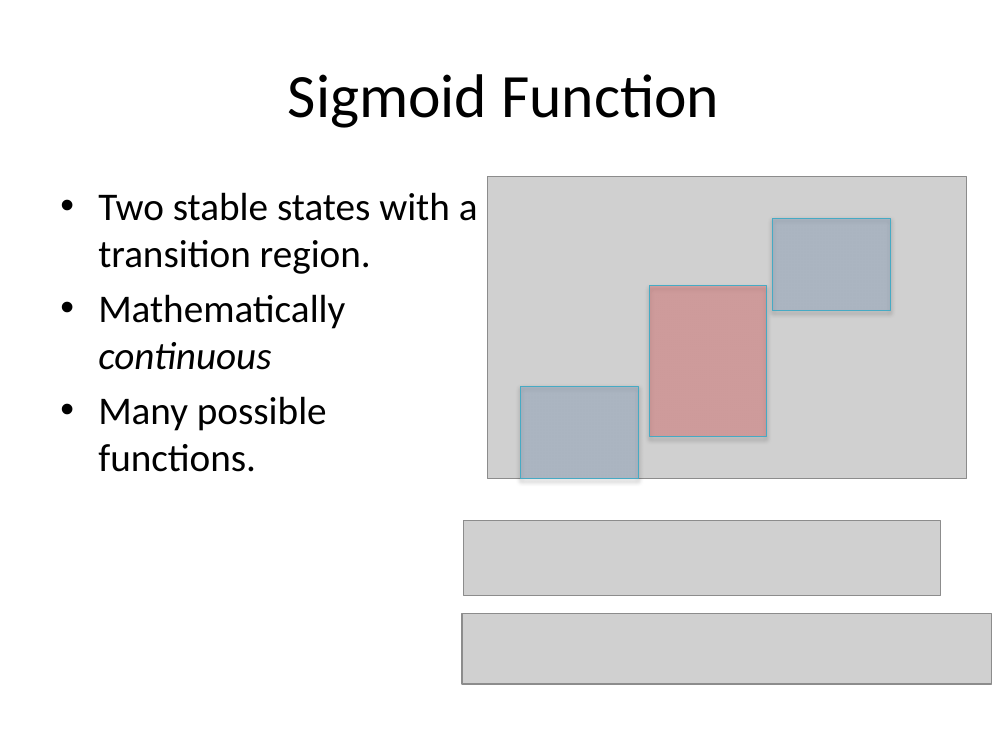
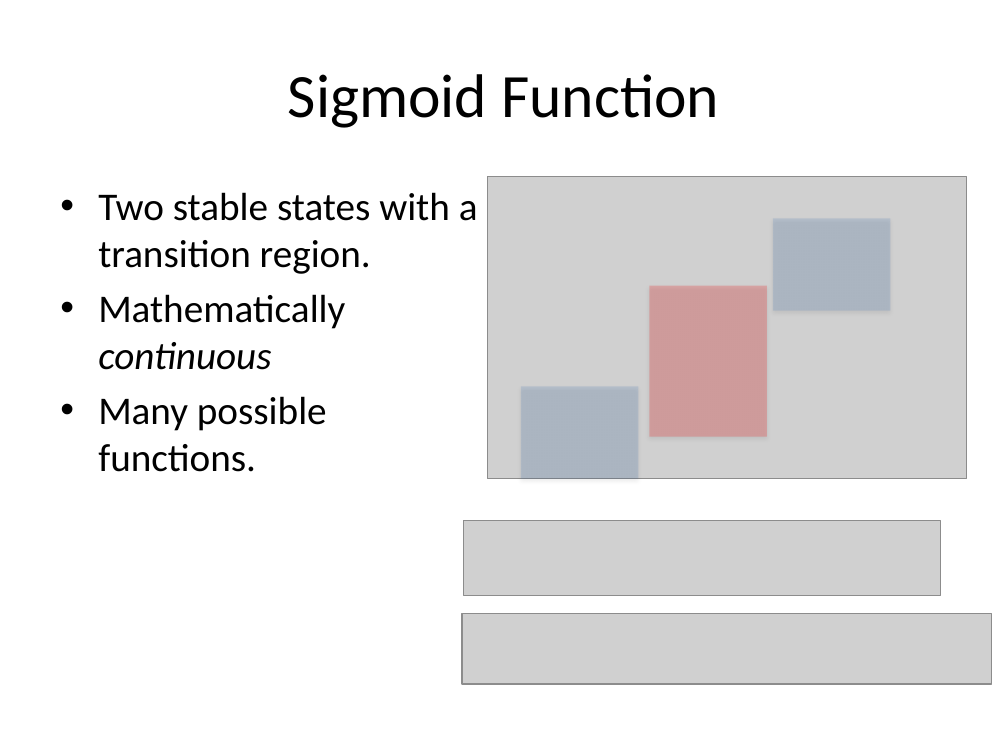
Before and after one commit to edvelezg/unb-nn, a slide deck: slide 11 of Neural Networks.pptx (slide 10 before the commit). Drawn at 1008x756 pixels with LibreOffice and Linux fonts; fonts in the diff are those of the drawing; grey boxes stand for pictures. Boxes give left, top, right and bottom in pixels: in the first picture for what was removed or moved away, otherwise in the second. Text is boxed around its words. In the diff, an @@ line names an element or a change of style, - is before the commit and + after.

```diff
--- a/Neural Networks.pptx
+++ b/Neural Networks.pptx
@@ outline #46AAC5 0.75 pt to none in 3 elements at [773,219,891,311], [521,386,639,479], [649,285,767,436] @@
```
Also in this commit, not shown: 7 other slides changed, 3 slides added, 1 slide removed.
